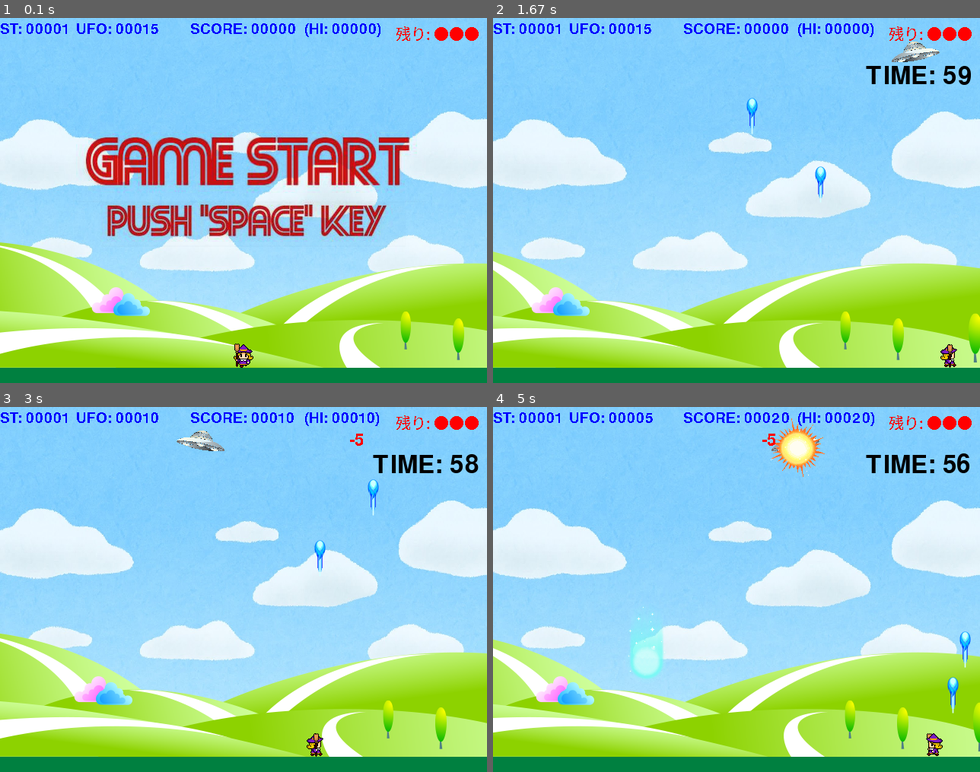
Above: before the commit, frames 1-4 (two rows, left to right).
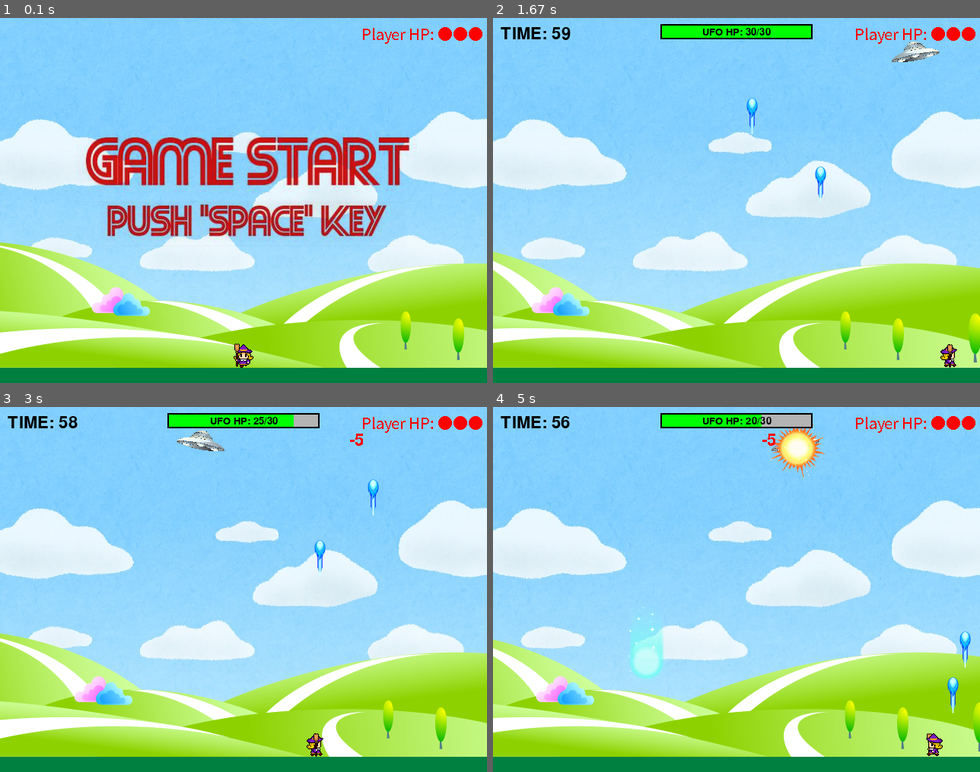
Above: after the commit, the same moments.

Repository: Okamoto-Airi/web-pygame_level1_PC
Game: pygame game, started from main.py
The game is run twice, just before and just after one commit, with the same random seed, the same clock (stepped at 60 frames per second) and the same inputs.
Inputs:
- Up to frame 1 (0.1 s): no input
- Up to frame 2 (1.67 s): tap Space at 0.33, 0.73, 1.03, 1.23, 1.53 s; hold Right 0.67-1.13 s; hold Right 1.17-1.63 s
- Up to frame 3 (3 s): hold Left 1.67-2.2 s; tap Space at 1.73, 2.03, 2.3, 2.6, 2.73 s; hold Left 2.23-2.63 s; hold Right from 2.67 s (still down)
- Up to frame 4 (5 s): tap Space at 3.03, 3.4, 3.7, 3.9, 4.2, 4.4, 4.7, 4.9 s; release Right at 3.3 s; hold Left 3.33-3.8 s; hold Right 3.83-4.3 s; hold Right 4.33-4.8 s; hold Left from 4.83 s (still down)

The runs differ from the first frame. In frame 1, 1.1% of the frame differs, in the area x 0-100%, y 1-8%; in frame 2, 2.9%; in frame 3, 2.9%; in frame 4, 2.9%, in the area x 0-100%, y 1-19%.

Commit message:
要件に不必要な処理を整理、制限時間・体力表示整理

Diff:
--- a/main.py
+++ b/main.py
@@ -14,7 +14,7 @@
 from sprites import Background, Majo, Ufo, Beam, Bomb, Explosion, Point
 
 # ユーティリティ関数・定数のインポート
-from utils import load_image, load_sound, SCREEN, Score, HiScore, Counter, calculate_score_and_rank
+from utils import load_image, load_sound, SCREEN, Score, Counter, calculate_score_and_rank, draw_hp_bar
 
 
 # =============================
@@ -44,8 +44,8 @@
         )
         Beam.counter.val -= 1  # ビーム発射数を減らす
         Point(Ufo.MINUS_POINT, ufo.rect.center)  # 得点表示
-        Ufo.score.val -= Ufo.MINUS_POINT  # UFOスコア減少
-        Majo.score.val += Majo.UFO_POINT  # 魔女スコア加算
+        ufo.hp -= Ufo.MINUS_POINT  # UFOスコア減少
+        # Majo.score.val += Majo.UFO_POINT  # 魔女スコア加算
 
     # --- ビームと爆弾の衝突判定 ---
     group_collided = pygame.sprite.groupcollide(
@@ -65,7 +65,7 @@
                     Beam.exp_sound,
                 )
         Beam.counter.val -= 1  # ビーム発射数を減らす
-        Majo.score.val += Majo.BOMB_POINT  # 魔女スコア加算
+        # Majo.score.val += Majo.BOMB_POINT  # 魔女スコア加算
 
     # --- 魔女と爆弾の衝突判定 ---
     bomb_collided = pygame.sprite.spritecollide(
@@ -110,7 +110,7 @@
     # 制限時間
     TIME_LIMIT = 60  # 制限時間（秒）
     time_left = TIME_LIMIT  # 残り時間
-    font = pygame.font.SysFont(None, 48)  # 残り時間表示用フォント
+    time_font = pygame.font.SysFont(None, 32)  # 残り時間表示用フォント
 
     # Spriteグループの登録
     group = pygame.sprite.RenderUpdates()  # 描画更新用グループ
@@ -143,25 +143,25 @@
         CLEAR: load_image("gameclear.png"),  # クリア画像
     }
     opening_sound = load_sound("bgm_maoudamashii_healing08.ogg")  # タイトルBGM
-    opening_sound.set_volume(0.4)  # 音量調整
+    opening_sound.set_volume(0.3)  # 音量調整
     opening_sound.play(-1)  # ループ再生
     play_sound = load_sound("bgm_maoudamashii_fantasy15.ogg")  # プレイ中BGM
-    play_sound.set_volume(0.4)  # 音量調整
+    play_sound.set_volume(0.3)  # 音量調整
 
     # スコア・ライフなどの初期化
     Majo.life = Score(
         initval=3,  # 初期ライフ
         maxval=3,  # 最大ライフ
-        pos=(SCREEN.right - 120, 5),  # 表示位置
+        pos=(SCREEN.right - 165, 5),  # 表示位置
         color=Score.RED,  # 色
         font="ipaexg.ttf",  # フォント
-        form="残り: #",  # 表示フォーマット
+        form="Player HP: #",  # 表示フォーマット
         pat="●○",  # ライフ表示パターン
     )
-    Majo.score = Score(pos=(250, 5), form="SCORE: #")  # スコア表示
-    Majo.hi_score = HiScore(Majo.score, pos=(400, 5), form="(HI: #)")  # ハイスコア表示
-    Majo.stage = Score(initval=1, pos=(0, 5), form="ST: #")  # ステージ表示
-    Ufo.score = Score(initval=15, pos=(100, 5), form="UFO: #")  # UFOスコア
+    # Majo.score = Score(pos=(250, 5), form="SCORE: #")  # スコア表示
+    # Majo.hi_score = HiScore(Majo.score, pos=(400, 5), form="(HI: #)")  # ハイスコア表示
+    # Majo.stage = Score(initval=1, pos=(0, 5), form="ST: #")  # ステージ表示
+    # Ufo.score = Score(initval=15, pos=(0, 5), form="UFO: #")  # UFOスコア
     Beam.counter = Counter(initval=0, maxval=2)  # ビーム発射回数カウンタ
 
     # 魔女・背景のインスタンス生成
@@ -187,13 +187,17 @@
         bg_img.draw(screen)  # 背景描画
         group.draw(screen)  # スプライト描画
 
+        # 敵のHPバー描画（UFOがいる場合のみ）
+        if ufo and game_status == PLAY:
+            draw_hp_bar(screen, ufo, pos=(SCREEN.centerx - 100, 8))
+
         # 制限時間の計算と表示
         if game_status == PLAY:
             elapsed_sec = (pygame.time.get_ticks() - start_ticks) // 1000  # 経過秒数
             time_left = max(0, TIME_LIMIT - elapsed_sec)  # 残り時間
-            # 残り時間を画面右上に表示
-            timer_img = font.render(f"TIME: {time_left}", True, (0, 0, 0))
-            screen.blit(timer_img, (SCREEN.right - 150, 60))
+            # 残り時間を画面左上に表示
+            timer_img = time_font.render(f"TIME: {time_left}", True, (0, 0, 0))
+            screen.blit(timer_img, (SCREEN.left + 10, 10))
 
             # 時間切れでゲームオーバー
             if time_left == 0:
@@ -204,7 +208,7 @@
         # クリア時はスコアを表示
         if game_status == CLEAR:
             screen.blit(title_msg[game_status], (100, 150))  # メッセージ画像描画
-            score_img, rank_img = calculate_score_and_rank(time_left, Majo.life.val, font)
+            score_img, rank_img = calculate_score_and_rank(time_left, Majo.life.val, pygame.font.SysFont(None, 48))
             screen.blit(score_img, (SCREEN.centerx - 150, SCREEN.centery + 80))
             screen.blit(rank_img, (SCREEN.centerx - 100, SCREEN.centery + 120))
         # タイトル・ゲームオーバー時はメッセージ画像を表示
@@ -221,7 +225,7 @@
             play_sound.stop()  # プレイBGM停止
             opening_sound.play(-1)  # タイトルBGM再生
         # UFOスコアが0になったらクリア
-        if game_status == PLAY and Ufo.score.val == 0:
+        if game_status == PLAY and ufo.hp == 0:
             game_status = CLEAR  # クリア状態へ
             play_sound.stop()  # プレイBGM停止
             opening_sound.play(-1)  # タイトルBGM再生
@@ -248,8 +252,8 @@
                     game_status = PLAY  # プレイ状態へ
                     ufo.kill()  # 既存UFO削除
                     ufo = Ufo()  # 新UFO生成
-                    Ufo.score.reset()  # UFOスコアリセット
-                    Majo.stage.val += 1  # ステージ数加算
+                    # Ufo.score.reset()  # UFOスコアリセット
+                    # Majo.stage.val += 1  # ステージ数加算
                     opening_sound.stop()  # タイトルBGM停止
                     play_sound.play(-1)  # プレイBGM再生
                     start_ticks = pygame.time.get_ticks()  # タイマーリセット
@@ -260,13 +264,13 @@
                     majo.kill()  # 既存魔女削除
                     ufo = Ufo()  # 新UFO生成
                     majo = Majo()  # 新魔女生成
-                    Ufo.score.reset()  # UFOスコアリセット
+                    # Ufo.score.reset()  # UFOスコアリセット
                     Majo.life.reset()  # ライフリセット
                     opening_sound.stop()  # タイトルBGM停止
                     play_sound.play(-1)  # プレイBGM再生
                     bg_img = Background(majo)  # 背景再生成
-                    Majo.score.reset()  # スコアリセット
-                    Majo.stage.reset()  # ステージリセット
+                    # Majo.score.reset()  # スコアリセット
+                    # Majo.stage.reset()  # ステージリセット
                     start_ticks = pygame.time.get_ticks()  # タイマーリセット
 
         # キー入力による魔女の移動処理
--- a/sprites.py
+++ b/sprites.py
@@ -73,8 +73,8 @@
     SPEED = 5  # 移動速度（ピクセル/フレーム）
     IMAGE_NUMS = 3  # アニメーションコマ数
     MINUS_LIFE = 1  # 爆弾被弾時のライフ減少量
-    UFO_POINT = 10  # UFO撃破時の加点
-    BOMB_POINT = 1  # 爆弾撃破時の加点
+    # UFO_POINT = 10  # UFO撃破時の加点
+    # BOMB_POINT = 1  # 爆弾撃破時の加点
 
     def __init__(self):
         # スプライトの初期化（所属グループに登録）
@@ -170,7 +170,8 @@
     SPEED = 5
     LEFT, RIGHT = 0, 1
     BOMB_PROB = 0.01
-    MINUS_POINT = 5
+    MINUS_POINT = 5  # UFO撃破時の減点
+    MAX_HP = 30  # UFOの最大HP
     # 爆発アニメ
     EXP_IMAGE_WIDTH, EXP_IMAGE_HEIGHT = 320, 120
     EXP_IMAGE_OFFSET = 8
@@ -188,6 +189,7 @@
         self.rect.midtop = Ufo.START  # 初期位置（画面上部）
         self.speed = Ufo.SPEED  # 移動速度
         self.dir = Ufo.LEFT  # 初期向き
+        self.hp = Ufo.MAX_HP  # 初期HP（最大値）
 
     def update(self):
         # 毎フレーム左右に移動
@@ -206,14 +208,15 @@
 
         # 一定確率で爆弾を投下（BOMB_PROBで制御）
         if random.random() < Ufo.BOMB_PROB:
-            # ステージが進むと爆弾の横方向速度もランダムで増加
-            dx = (
-                0 if Majo.stage.val <= 2 else (random.random() * 2.0 - 1.0) * self.speed
-            )
+            # # ステージが進むと爆弾の横方向速度もランダムで増加
+            # dx = (
+            #     0 if Majo.stage.val <= 2 else (random.random() * 2.0 - 1.0) * self.speed
+            # )
+            dx = 0  # 横方向の移動量（ステージ1は固定）
             Bomb(self, dx)  # 爆弾生成
 
         # UFOの爆破シーン（スコア0で爆発アニメ＆消滅）
-        if Ufo.score.val == 0:
+        if self.hp == 0:
             Explosion(
                 Ufo.exp_images,
                 self.rect.center,
--- a/utils.py
+++ b/utils.py
@@ -6,6 +6,47 @@
 
 # ゲーム画面のサイズ（左上x, 左上y, 幅, 高さ）
 SCREEN = pygame.Rect((0, 0, 640, 480))  # 画面サイズを矩形で定義
+
+
+def draw_hp_bar(screen, ufo, pos=(100, 50), size=(200, 20), font=None):
+    """
+    敵のHPゲージを描画（文字付き）
+    :param screen: 描画先
+    :param ufo: HP情報を持つ敵（例：Ufoクラスのインスタンス）
+    :param pos: 描画位置 (x, y)
+    :param size: バーサイズ (width, height)
+    :param font: pygame.font.Font オブジェクト（省略時は自動生成）
+    """
+    x, y = pos
+    w, h = size
+
+    # 背景（灰色）
+    pygame.draw.rect(screen, (180, 180, 180), (x, y, w, h))
+
+    # # HP比率に応じたバー（赤→緑）
+    # hp_ratio = max(0, ufo.hp / ufo.MAX_HP)
+    # bar_color = (255 * (1 - hp_ratio), 255 * hp_ratio, 0)
+    # pygame.draw.rect(screen, bar_color, (x, y, int(w * hp_ratio), h))
+
+    # HP比率に応じた色（段階的）
+    hp_ratio = max(0, ufo.hp / ufo.MAX_HP)
+    if hp_ratio > 0.5:
+        bar_color = (0, 255, 0)        # 緑
+    elif hp_ratio > 0.2:
+        bar_color = (240, 240, 0)      # 黄
+    else:
+        bar_color = (255, 0, 0)        # 赤
+    pygame.draw.rect(screen, bar_color, (x, y, int(w * hp_ratio), h))
+
+    # 枠線（黒）
+    pygame.draw.rect(screen, (0, 0, 0), (x, y, w, h), 2)
+
+    # HP数値の文字（中央に描画）
+    if font is None:
+        font = pygame.font.SysFont(None, 20)
+    hp_text = font.render(f"UFO HP: {ufo.hp}/{ufo.MAX_HP}", True, (0, 0, 0))
+    text_rect = hp_text.get_rect(center=(x + w // 2, y + h // 2))
+    screen.blit(hp_text, text_rect)
 
 
 def calculate_score_and_rank(time_left, life_val, font):
@@ -155,28 +196,28 @@
 
 
 
-class HiScore(Score):
-    """
-    ハイスコア表示用クラス。
-    ・Scoreを継承し、現在のスコアと比較して最大値を表示。
-    Args:
-        score_obj: 比較対象のScoreインスタンス
-        pos: 表示位置
-        form: 表示形式
-    """
-
-    def __init__(
-        self,
-        score_obj,  # スコアオブジェクト
-        pos=(0, 0),  # 表示位置
-        form="#",  # 表示形式指定
-    ):
-        # 比較対象のScoreインスタンスを保持
-        self.score_obj = score_obj
-        # Scoreの初期化（pos, formのみ指定）
-        Score.__init__(self, pos=pos, form=form)
-
-    def update(self):
-        # スコアが更新されたとき、最大値を保持
-        self._val = max(self._val, self.score_obj.val)  # 現在値と比較して大きい方を保持
-        Score.update(self)  # 表示を更新
+# class HiScore(Score):
+#     """
+#     ハイスコア表示用クラス。
+#     ・Scoreを継承し、現在のスコアと比較して最大値を表示。
+#     Args:
+#         score_obj: 比較対象のScoreインスタンス
+#         pos: 表示位置
+#         form: 表示形式
+#     """
+
+#     def __init__(
+#         self,
+#         score_obj,  # スコアオブジェクト
+#         pos=(0, 0),  # 表示位置
+#         form="#",  # 表示形式指定
+#     ):
+#         # 比較対象のScoreインスタンスを保持
+#         self.score_obj = score_obj
+#         # Scoreの初期化（pos, formのみ指定）
+#         Score.__init__(self, pos=pos, form=form)
+
+#     def update(self):
+#         # スコアが更新されたとき、最大値を保持
+#         self._val = max(self._val, self.score_obj.val)  # 現在値と比較して大きい方を保持
+#         Score.update(self)  # 表示を更新
Not shown, changed: build/web/web-pygame.apk
